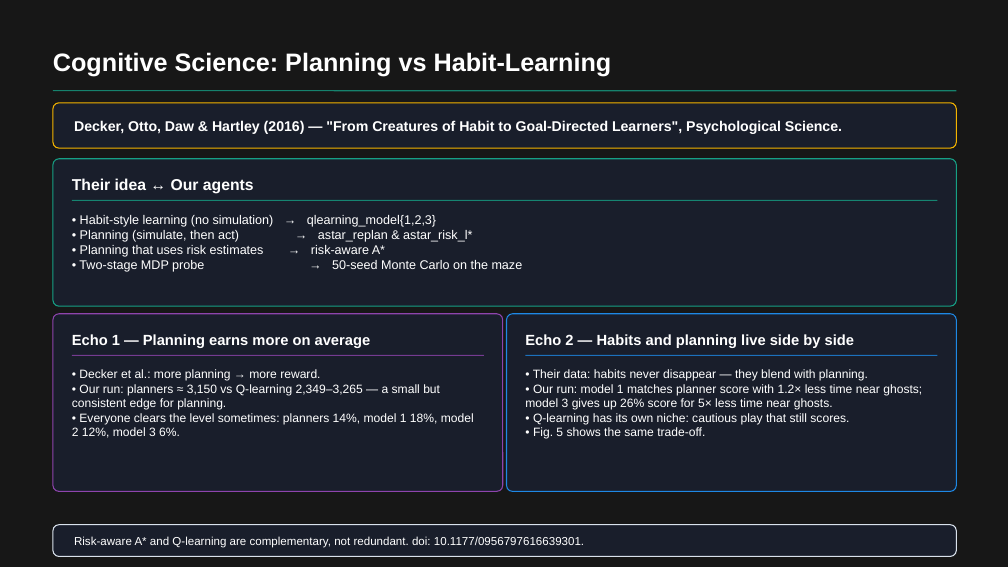
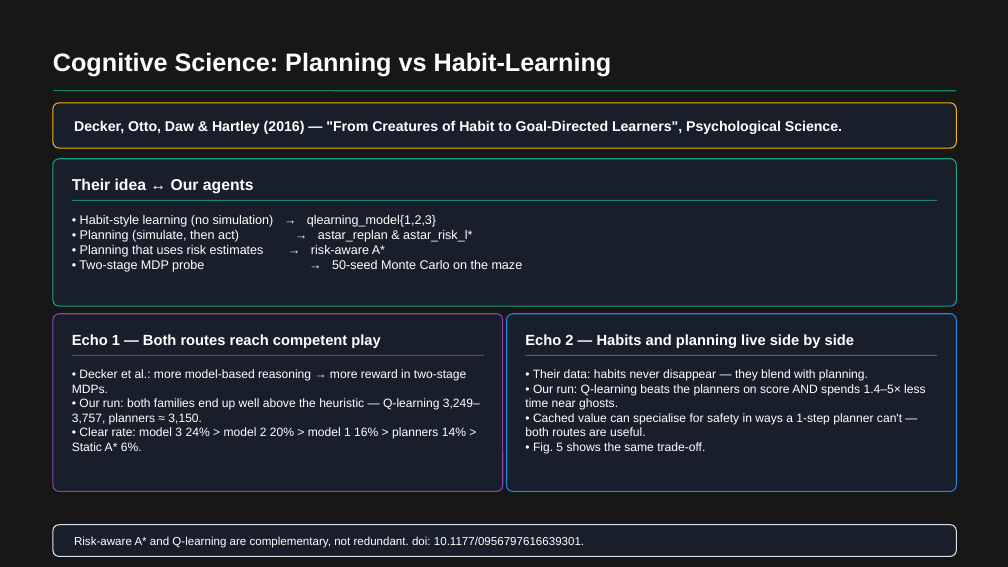
Before and after one commit to RichardFeng000/cs520-project, a slide deck: slide 8 of final_ppt/pacman_rl_final.pptx. Drawn at 1008x567 pixels with LibreOffice and Linux fonts; fonts in the diff are those of the drawing; background and template pictures are left out; a plain dark background stands for a picture behind light text. Boxes give left, top, right and bottom in pixels: in the first picture for what was removed or moved away, otherwise in the second. Text is boxed around its words. In the diff, an @@ line names an element or a change of style, - is before the commit and + after.

Commit message:
improve models

```diff
--- a/final_ppt/pacman_rl_final.pptx
+++ b/final_ppt/pacman_rl_final.pptx
@@ text at (x1=72, y1=334, x2=380, y2=348): text changed @@
-Echo 1 — Planning earns more on average
+Echo 1 — Both routes reach competent play
@@ text at (x1=72, y1=369, x2=480, y2=451): text changed @@
-• Decker et al.: more planning → more reward.
-• Our run: planners ≈ 3,150 vs Q-learning 2,349–3,265 — a small but consistent edge for planning.
-• Everyone clears the level sometimes: planners 14%, model 1 18%, model 2 12%, model 3 6%.
+• Decker et al.: more model-based reasoning → more reward in two-stage MDPs.
+• Our run: both families end up well above the heuristic — Q-learning 3,249–3,757, planners ≈ 3,150.
+• Clear rate: model 3 24% > model 2 20% > model 1 16% > planners 14% > Static A* 6%.
@@ text at (x1=525, y1=384, x2=925, y2=436): text changed @@
-• Our run: model 1 matches planner score with 1.2× less time near ghosts; model 3 gives up 26% score for 5× less time near ghosts.
-• Q-learning has its own niche: cautious play that still scores.
+• Our run: Q-learning beats the planners on score AND spends 1.4–5× less time near ghosts.
+• Cached value can specialise for safety in ways a 1-step planner can't — both routes are useful.
```
Also in this commit, not shown: 5 other slides changed, 10 other files.
